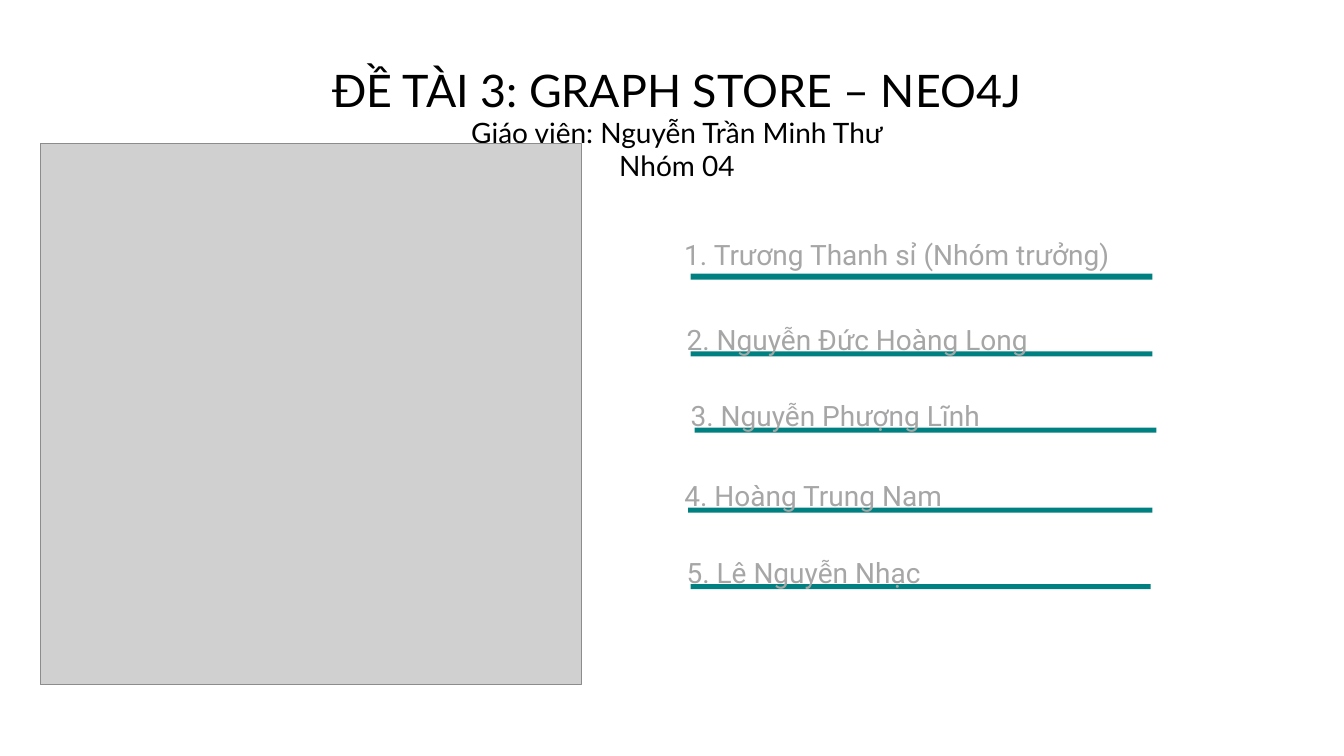
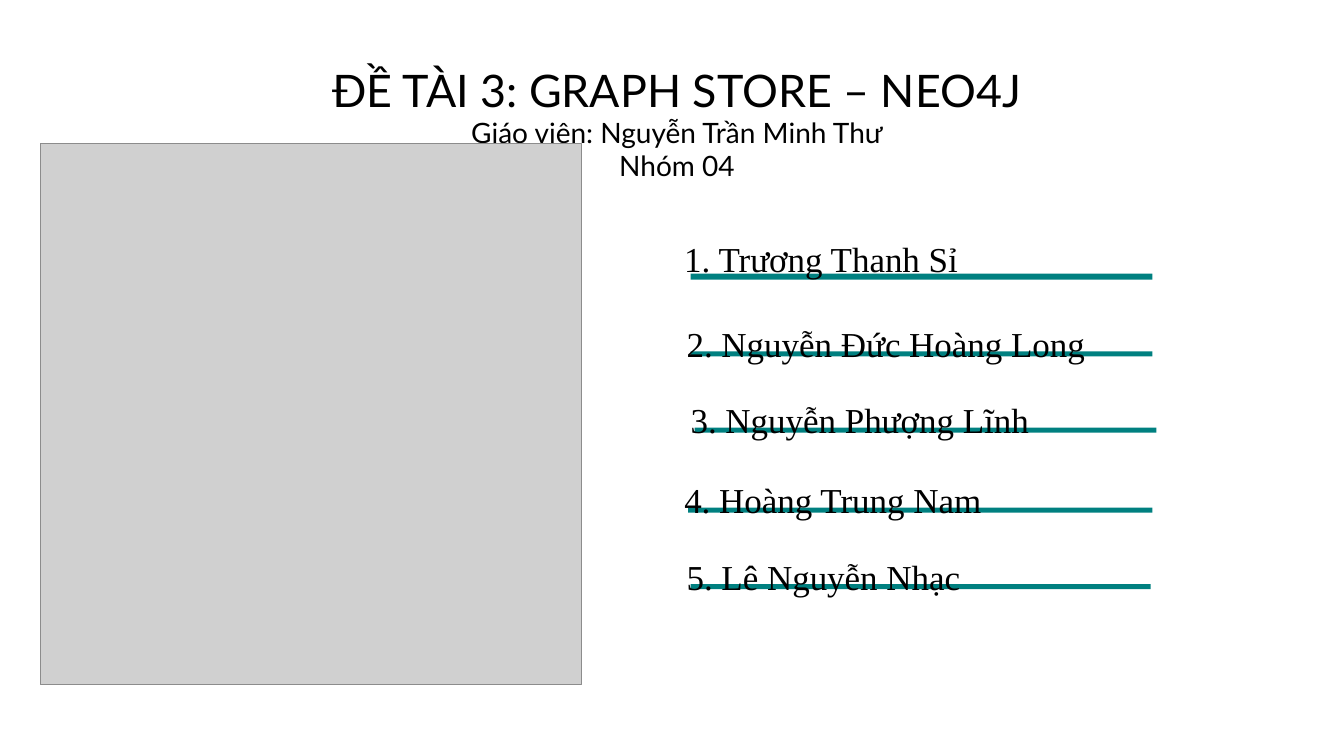
Before and after one commit to NguyenDucHoangLong/Group_4_HTTTHD, a slide deck: slide 1 of Document/Seminar/Slide/Slide_Nhóm 4.pptx. Drawn at 1344x756 pixels with LibreOffice and Linux fonts; fonts in the diff are those of the drawing; grey boxes stand for pictures. Boxes give left, top, right and bottom in pixels: in the first picture for what was removed or moved away, otherwise in the second. Text is boxed around its words. In the diff, an @@ line names an element or a change of style, - is before the commit and + after.

```diff
--- a/Document/Seminar/Slide/Slide_Nhóm 4.pptx
+++ b/Document/Seminar/Slide/Slide_Nhóm 4.pptx
@@ text at [684,247,958,279]: text changed; size 20 to 25 pt; font Roboto to Times New Roman; text colour #A6A6A6 to #000000 @@
-1. Trương Thanh sỉ (Nhóm trưởng)
+1. Trương Thanh Sỉ
@@ size 20 to 25 pt, font Roboto to Times New Roman, text colour #A6A6A6 to #000000 in 4 elements at [687,331,1085,364], [691,407,1029,440], [684,488,981,520], [687,564,960,597] @@
```
Also in this commit, not shown: 2 other slides changed, 2 slides added.
